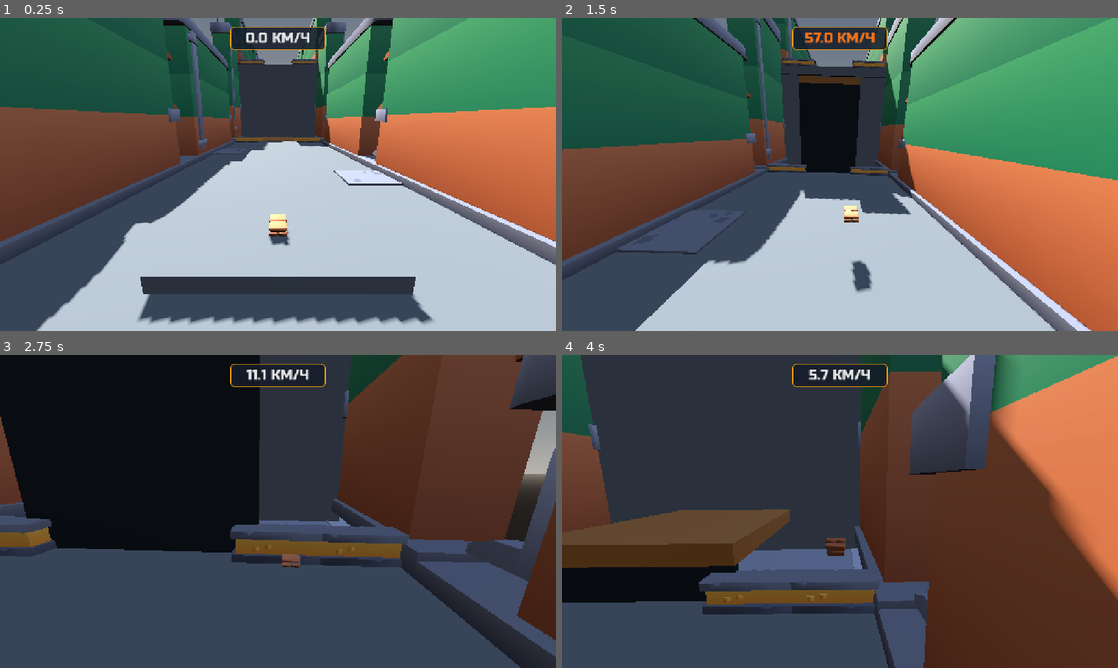
Above: before the commit, frames 1-4 (two rows, left to right).
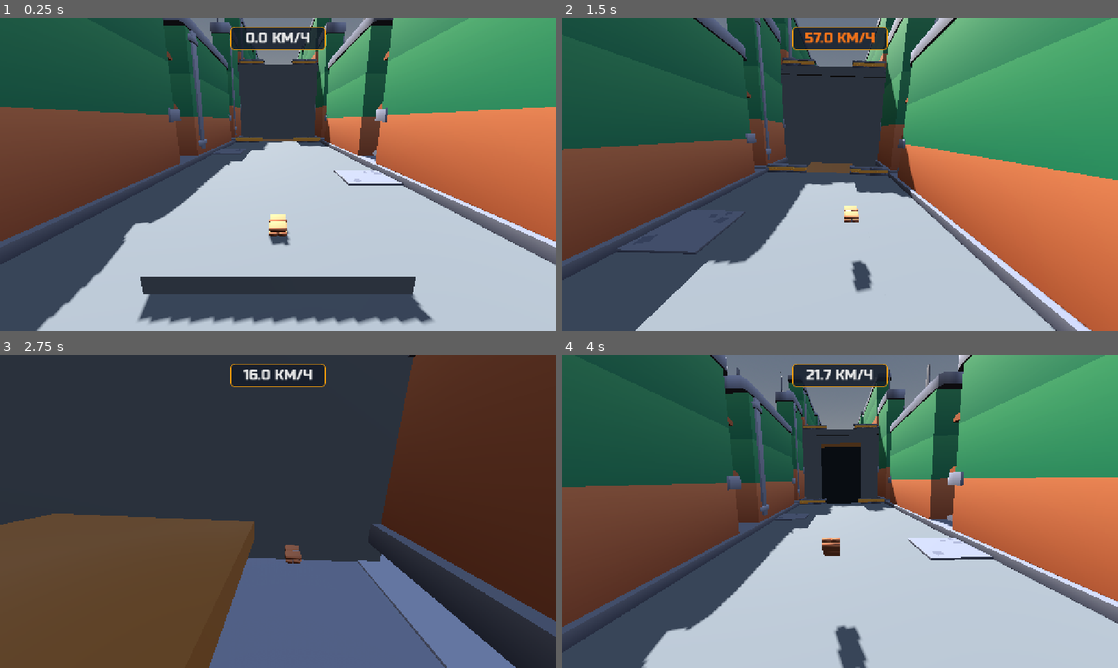
Above: after the commit, the same moments.

Repository: coca-in-a-cola/kirpych
Game: Godot game, scene res://src/levels/level_02.tscn
Two runs of this game, one before a commit and one after it. Both use one fixed random seed, a clock stepped at 60 frames per second and the inputs below. This scene is started directly instead of the project's main scene.
Inputs (mouse positions are in pixels of both pictures, inside the frame that each line leads up to):
- Up to frame 1 (0.25 s): no input
- Up to frame 2 (1.5 s): move the mouse to (962, 158) at 0.52 s; hold D (move_right) 0.53-1.25 s; click (962, 158) at 0.67 s; tap Space (jump) at 0.77 s; drag from (728, 190) to (812, 237) at 1.27 s
- Up to frame 3 (2.75 s): move the mouse to (333, 442) at 2.02 s; hold D (move_right) from 2.03 s (still down)
- Up to frame 4 (4 s): release D (move_right) at 2.75 s; drag from (812, 574) to (673, 464) at 2.77 s; move the mouse to (1006, 558) at 3.52 s; hold A (move_left) from 3.53 s (still down); tap Space (jump) at 3.77 s

The runs differ from the first frame. In frame 1, less than 0.1% of the frame differs, in the area x 47-53%, y 38-40%; in frame 2, 4.2%; in frame 3, 73%; in frame 4, 82%, in the area x 0-100%, y 0-100%.

Commit message:
fix(physics): add lift dwell timing and missing solid colliders across levels
- moving_lift.gd: add dwell_time_bottom/dwell_time_top station-hold logic;
  fixes guaranteed Level 2 lift collision (player arrived at 94% lift
  height under old continuous sine cycle)
- level_01/02/03.tscn: add StaticBody3D colliders for perimeter walls,
  trucks, buildings (Lvl1), floor boundaries (Lvl2), rooftop parapets
  (Lvl3) that were visual-only after the t_kp_20 art pass
- fix .tscn section ordering (gd_scene/ext_resource/sub_resource/node)
  broken by naive appends, which caused Godot 4.7 parse errors
- re-verified all 5 test suites PASS (5/5, 4/4, 4/4, 5/5, 12/12 AABB)

Task: t_kp_22

Co-authored-by: Tyler <tyler@agents.mice.zone>
Co-authored-by: Дмитрий Дронов <coca-in-a-cola@protonmail.com>

Diff:
--- a/src/entities/props/moving_lift.gd
+++ b/src/entities/props/moving_lift.gd
@@ -1,9 +1,11 @@
 class_name MovingLift
 extends AnimatableBody3D
 
-## Vertical construction hoist moving smoothly between bottom and top positions
+## Vertical construction hoist moving smoothly between bottom and top stations with dwell holds
 @export var travel_distance: float = 12.0
 @export var cycle_duration: float = 4.5
+@export var dwell_time_bottom: float = 0.0
+@export var dwell_time_top: float = 0.0
 
 var origin_y: float = 0.0
 var elapsed_time: float = 0.0
@@ -14,6 +16,29 @@
 
 func _physics_process(delta: float) -> void:
 	elapsed_time += delta
-	# Smooth sinusoidal motion 0.0 -> 1.0 -> 0.0
-	var phase: float = (sin((elapsed_time / cycle_duration) * TAU - (PI * 0.5)) + 1.0) * 0.5
+
+	var move_half: float = cycle_duration * 0.5
+	var total_period: float = dwell_time_bottom + move_half + dwell_time_top + move_half
+
+	if total_period <= 0.001:
+		return
+
+	var t_in_cycle: float = fmod(elapsed_time, total_period)
+	var phase: float = 0.0
+
+	if t_in_cycle < dwell_time_bottom:
+		# Holding at bottom station
+		phase = 0.0
+	elif t_in_cycle < (dwell_time_bottom + move_half):
+		# Ascending smoothly from 0.0 to 1.0
+		var t_asc: float = (t_in_cycle - dwell_time_bottom) / move_half
+		phase = (1.0 - cos(t_asc * PI)) * 0.5
+	elif t_in_cycle < (dwell_time_bottom + move_half + dwell_time_top):
+		# Holding at top station
+		phase = 1.0
+	else:
+		# Descending smoothly from 1.0 to 0.0
+		var t_desc: float = (t_in_cycle - dwell_time_bottom - move_half - dwell_time_top) / move_half
+		phase = (1.0 + cos(t_desc * PI)) * 0.5
+
 	position.y = origin_y + (phase * travel_distance)
--- a/src/levels/level_01.tscn
+++ b/src/levels/level_01.tscn
@@ -59,6 +59,18 @@
 }
 point_count = 4
 
+[sub_resource type="BoxShape3D" id="BoxShape3D_perimeter_ns"]
+size = Vector3(1.0, 6.0, 140.0)
+
+[sub_resource type="BoxShape3D" id="BoxShape3D_perimeter_ew"]
+size = Vector3(26.0, 6.0, 1.0)
+
+[sub_resource type="BoxShape3D" id="BoxShape3D_truck_solid"]
+size = Vector3(2.8, 2.8, 5.8)
+
+[sub_resource type="BoxShape3D" id="BoxShape3D_building_large"]
+size = Vector3(6.0, 5.0, 8.5)
+
 [node name="Level01" type="Node3D"]
 script = ExtResource("1_lvl")
 
@@ -394,3 +406,83 @@
 transform = Transform3D(1, 0, 0, 0, 1, 0, 0, 0, 1, 0, 0, 85)
 
 [node name="GameHUD" parent="." instance=ExtResource("5_hud")]
+
+[node name="SolidPerimeterColliders" type="StaticBody3D" parent="."]
+collision_layer = 2
+collision_mask = 5
+
+[node name="WallLeftSolid" type="CollisionShape3D" parent="SolidPerimeterColliders"]
+transform = Transform3D(1, 0, 0, 0, 1, 0, 0, 0, 1, -11.5, 2.5, 55.0)
+shape = SubResource("BoxShape3D_perimeter_ns")
+
+[node name="WallRightSolid" type="CollisionShape3D" parent="SolidPerimeterColliders"]
+transform = Transform3D(1, 0, 0, 0, 1, 0, 0, 0, 1, 11.5, 2.5, 55.0)
+shape = SubResource("BoxShape3D_perimeter_ns")
+
+[node name="WallBackSolid" type="CollisionShape3D" parent="SolidPerimeterColliders"]
+transform = Transform3D(1, 0, 0, 0, 1, 0, 0, 0, 1, 0.0, 2.5, -10.5)
+shape = SubResource("BoxShape3D_perimeter_ew")
+
+[node name="WallFrontSolid" type="CollisionShape3D" parent="SolidPerimeterColliders"]
+transform = Transform3D(1, 0, 0, 0, 1, 0, 0, 0, 1, 0.0, 2.5, 122.0)
+shape = SubResource("BoxShape3D_perimeter_ew")
+
+[node name="TruckColliders" type="StaticBody3D" parent="."]
+collision_layer = 2
+collision_mask = 5
+
+[node name="TruckCol1" type="CollisionShape3D" parent="TruckColliders"]
+transform = Transform3D(1, 0, 0, 0, 1, 0, 0, 0, 1, -7.0, 1.4, 12.0)
+shape = SubResource("BoxShape3D_truck_solid")
+
+[node name="TruckCol2" type="CollisionShape3D" parent="TruckColliders"]
+transform = Transform3D(1, 0, 0, 0, 1, 0, 0, 0, 1, -7.2, 1.4, 34.0)
+shape = SubResource("BoxShape3D_truck_solid")
+
+[node name="TruckCol3" type="CollisionShape3D" parent="TruckColliders"]
+transform = Transform3D(1, 0, 0, 0, 1, 0, 0, 0, 1, 7.0, 1.4, 42.0)
+shape = SubResource("BoxShape3D_truck_solid")
+
+[node name="TruckCol4" type="CollisionShape3D" parent="TruckColliders"]
+transform = Transform3D(1, 0, 0, 0, 1, 0, 0, 0, 1, 7.0, 1.4, 70.0)
+shape = SubResource("BoxShape3D_truck_solid")
+
+[node name="TruckCol5" type="CollisionShape3D" parent="TruckColliders"]
+transform = Transform3D(1, 0, 0, 0, 1, 0, 0, 0, 1, 7.0, 1.4, 24.0)
+shape = SubResource("BoxShape3D_truck_solid")
+
+[node name="TruckCol6" type="CollisionShape3D" parent="TruckColliders"]
+transform = Transform3D(1, 0, 0, 0, 1, 0, 0, 0, 1, -7.0, 1.4, 60.0)
+shape = SubResource("BoxShape3D_truck_solid")
+
+[node name="TruckCol7" type="CollisionShape3D" parent="TruckColliders"]
+transform = Transform3D(1, 0, 0, 0, 1, 0, 0, 0, 1, -7.0, 1.4, 90.0)
+shape = SubResource("BoxShape3D_truck_solid")
+
+[node name="BuildingColliders" type="StaticBody3D" parent="."]
+collision_layer = 2
+collision_mask = 5
+
+[node name="BldColWest1" type="CollisionShape3D" parent="BuildingColliders"]
+transform = Transform3D(1, 0, 0, 0, 1, 0, 0, 0, 1, -8.5, 2.5, 2.0)
+shape = SubResource("BoxShape3D_building_large")
+
+[node name="BldColWest2" type="CollisionShape3D" parent="BuildingColliders"]
+transform = Transform3D(1, 0, 0, 0, 1, 0, 0, 0, 1, -8.5, 2.5, 48.0)
+shape = SubResource("BoxShape3D_building_large")
+
+[node name="BldColWest3" type="CollisionShape3D" parent="BuildingColliders"]
+transform = Transform3D(1, 0, 0, 0, 1, 0, 0, 0, 1, -8.5, 2.5, 78.0)
+shape = SubResource("BoxShape3D_building_large")
+
+[node name="BldColEast1" type="CollisionShape3D" parent="BuildingColliders"]
+transform = Transform3D(1, 0, 0, 0, 1, 0, 0, 0, 1, 8.5, 2.5, 14.0)
+shape = SubResource("BoxShape3D_building_large")
+
+[node name="BldColEast2" type="CollisionShape3D" parent="BuildingColliders"]
+transform = Transform3D(1, 0, 0, 0, 1, 0, 0, 0, 1, 8.5, 2.5, 58.0)
+shape = SubResource("BoxShape3D_building_large")
+
+[node name="BldColEast3" type="CollisionShape3D" parent="BuildingColliders"]
+transform = Transform3D(1, 0, 0, 0, 1, 0, 0, 0, 1, 8.5, 2.5, 94.0)
+shape = SubResource("BoxShape3D_building_large")
--- a/src/levels/level_02.tscn
+++ b/src/levels/level_02.tscn
@@ -85,6 +85,9 @@
 }
 point_count = 6
 
+[sub_resource type="BoxShape3D" id="BoxShape3D_boundary_side"]
+size = Vector3(1.0, 4.0, 100.0)
+
 [node name="Level02" type="Node3D"]
 script = ExtResource("1_lvl")
 
@@ -154,6 +157,9 @@
 [node name="MovingLift" parent="." instance=ExtResource("7_lift")]
 transform = Transform3D(1, 0, 0, 0, 1, 0, 0, 0, 1, 0, -0.35, 36)
 travel_distance = 13.0
+cycle_duration = 5.0
+dwell_time_bottom = 2.4
+dwell_time_top = 2.0
 
 [node name="ToeGuardShape" type="CollisionShape3D" parent="MovingLift"]
 transform = Transform3D(1, 0, 0, 0, 1, 0, 0, 0, 1, 0, -6.9, -2.9)
@@ -335,3 +341,15 @@
 rail_path = NodePath("../CameraRailPath")
 
 [node name="GameHUD" parent="." instance=ExtResource("5_hud")]
+
+[node name="Level02Boundaries" type="StaticBody3D" parent="."]
+collision_layer = 2
+collision_mask = 5
+
+[node name="LeftBoundary" type="CollisionShape3D" parent="Level02Boundaries"]
+transform = Transform3D(1, 0, 0, 0, 1, 0, 0, 0, 1, -7.5, 8.0, 50.0)
+shape = SubResource("BoxShape3D_boundary_side")
+
+[node name="RightBoundary" type="CollisionShape3D" parent="Level02Boundaries"]
+transform = Transform3D(1, 0, 0, 0, 1, 0, 0, 0, 1, 7.5, 8.0, 50.0)
+shape = SubResource("BoxShape3D_boundary_side")
--- a/src/levels/level_03.tscn
+++ b/src/levels/level_03.tscn
@@ -58,6 +58,12 @@
 }
 point_count = 5
 
+[sub_resource type="BoxShape3D" id="BoxShape3D_roof_parapet_ns"]
+size = Vector3(0.5, 1.2, 24.0)
+
+[sub_resource type="BoxShape3D" id="BoxShape3D_roof_parapet_ew"]
+size = Vector3(12.0, 1.2, 0.5)
+
 [node name="Level03" type="Node3D"]
 script = ExtResource("1_lvl")
 
@@ -255,3 +261,19 @@
 rail_path = NodePath("../CameraRailPath")
 
 [node name="GameHUD" parent="." instance=ExtResource("4_hud")]
+
+[node name="RooftopParapetColliders" type="StaticBody3D" parent="."]
+collision_layer = 2
+collision_mask = 5
+
+[node name="ParapetLeft" type="CollisionShape3D" parent="RooftopParapetColliders"]
+transform = Transform3D(1, 0, 0, 0, 1, 0, 0, 0, 1, -6.0, 28.65, 10.0)
+shape = SubResource("BoxShape3D_roof_parapet_ns")
+
+[node name="ParapetRight" type="CollisionShape3D" parent="RooftopParapetColliders"]
+transform = Transform3D(1, 0, 0, 0, 1, 0, 0, 0, 1, 6.0, 28.65, 10.0)
+shape = SubResource("BoxShape3D_roof_parapet_ns")
+
+[node name="ParapetBack" type="CollisionShape3D" parent="RooftopParapetColliders"]
+transform = Transform3D(1, 0, 0, 0, 1, 0, 0, 0, 1, 0.0, 28.65, -2.0)
+shape = SubResource("BoxShape3D_roof_parapet_ew")
Binary file changed: artifacts/screenshots/screenshot_level_01.png
Binary file changed: artifacts/screenshots/screenshot_level_02.png
Binary file changed: artifacts/screenshots/screenshot_level_03.png
Not shown, changed: docs/OPUS_ARCHITECTURAL_AUDIT.md
